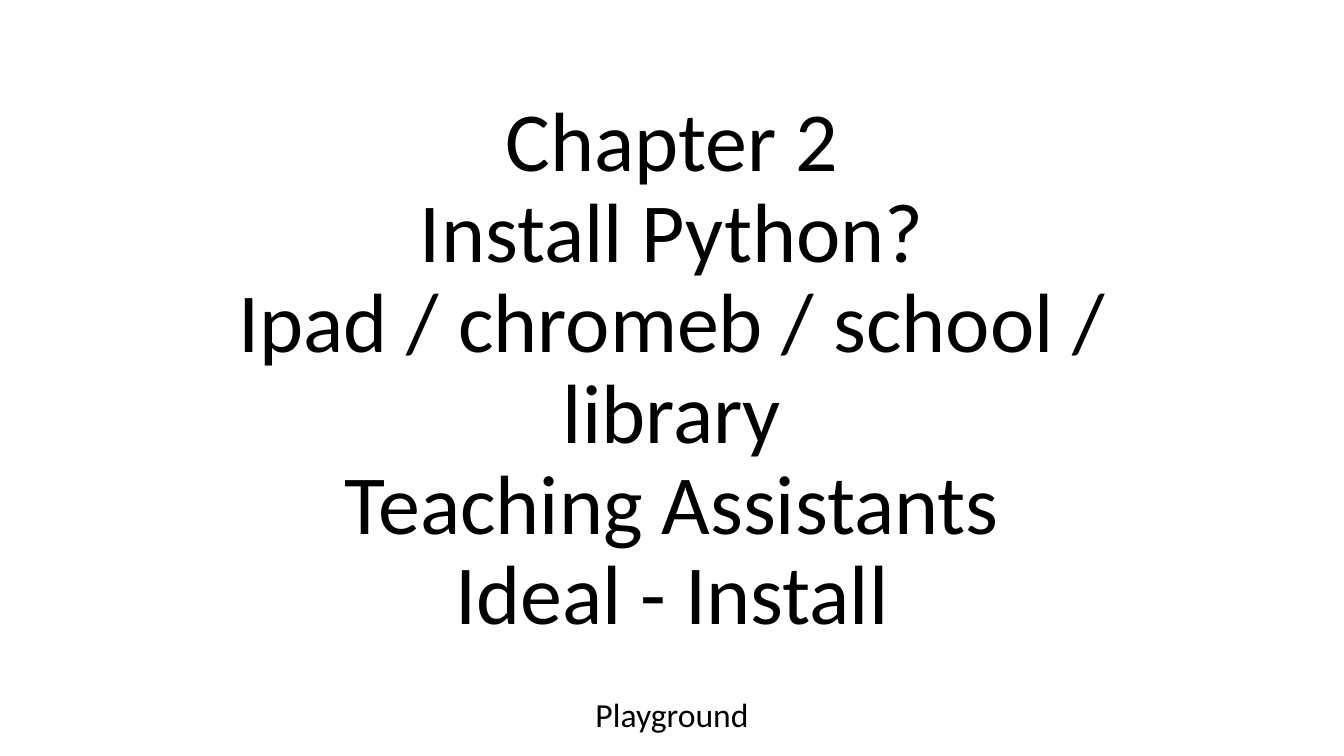
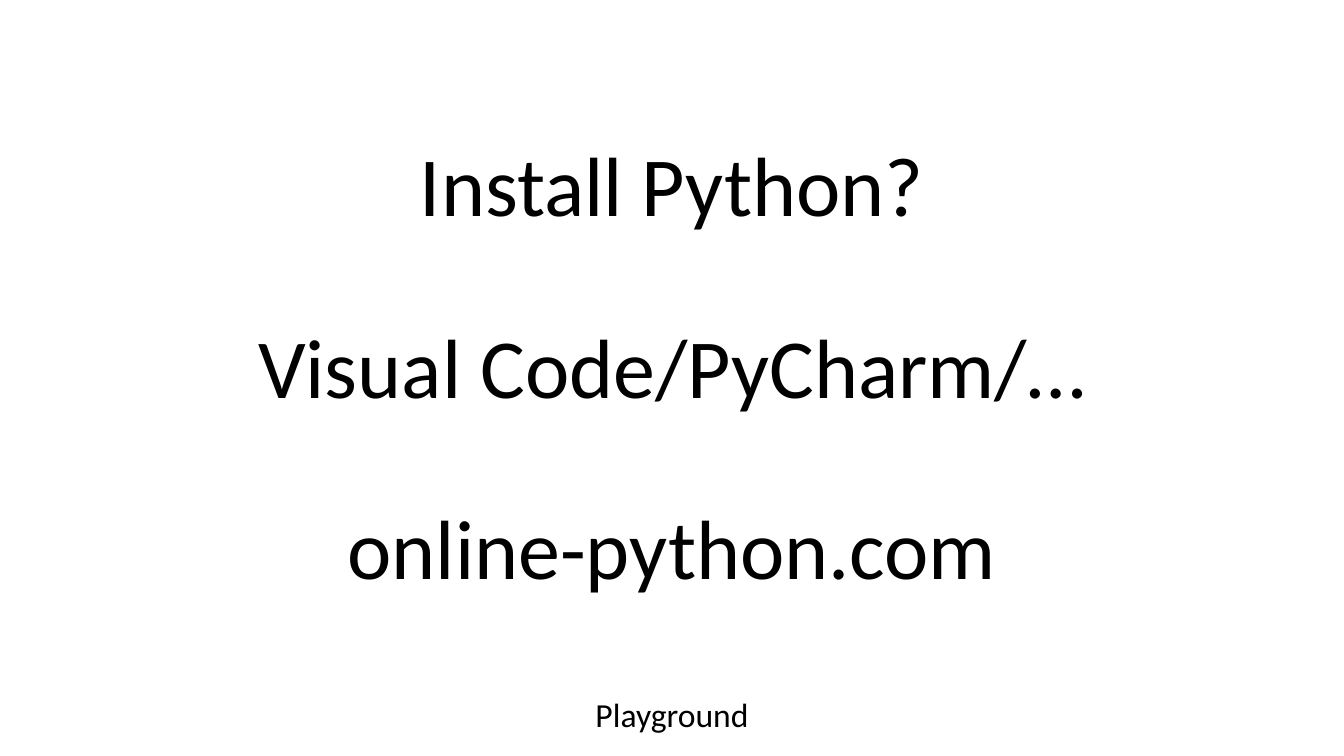
Before and after one commit to niie-it/python, a slide deck: slide 3 of P4E/intro-wrapup.pptx. Drawn at 1344x756 pixels with LibreOffice and Linux fonts; fonts in the diff are those of the drawing. Boxes give left, top, right and bottom in pixels: in the first picture for what was removed or moved away, otherwise in the second. Text is boxed around its words. In the diff, an @@ line names an element or a change of style, - is before the commit and + after.

```diff
--- a/P4E/intro-wrapup.pptx
+++ b/P4E/intro-wrapup.pptx
@@ title at [258, 157, 1085, 593]: text changed @@
-Chapter 2
-Install Python?
-Ipad / chromeb / school / library
-Teaching Assistants
-Ideal - Install
+Install Python?
+Visual Code/PyCharm/…
+online-python.com
```
Also in this commit, not shown: 2 other slides changed, 6 slides added, 3 slides removed, 7 other files.
